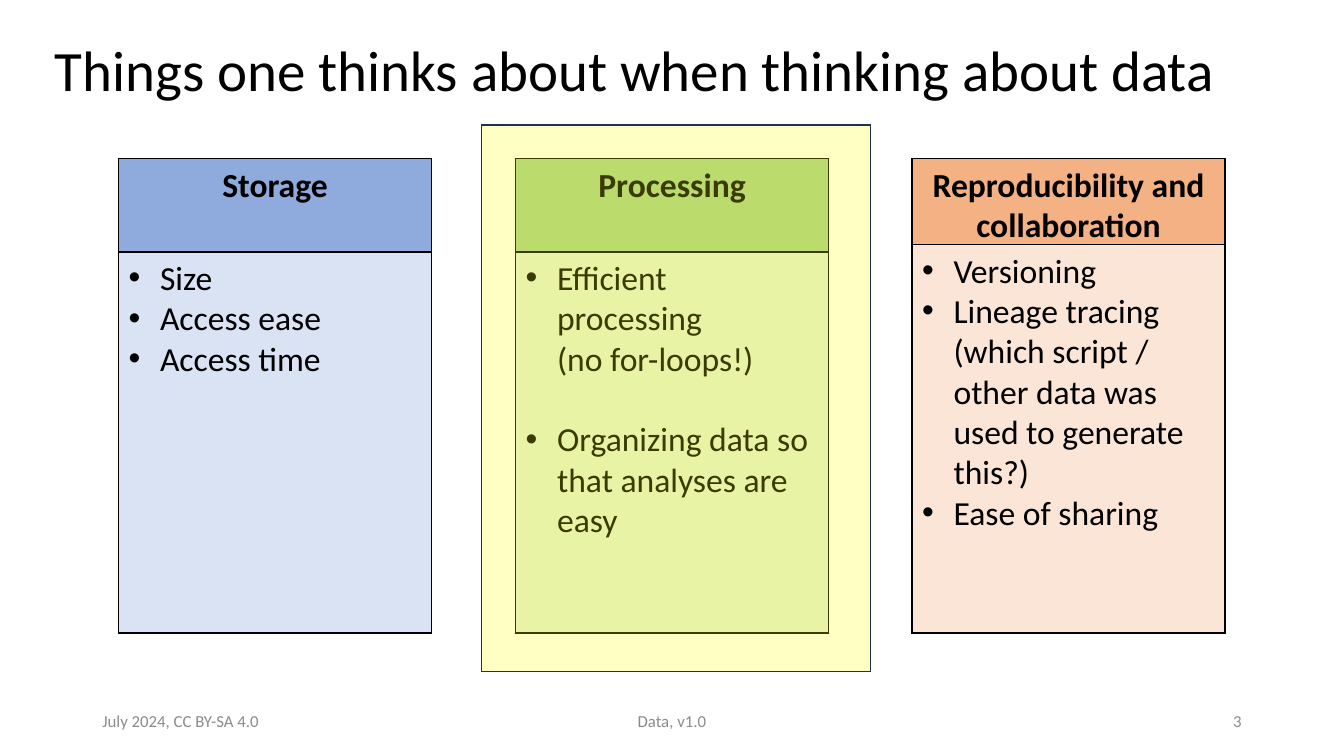
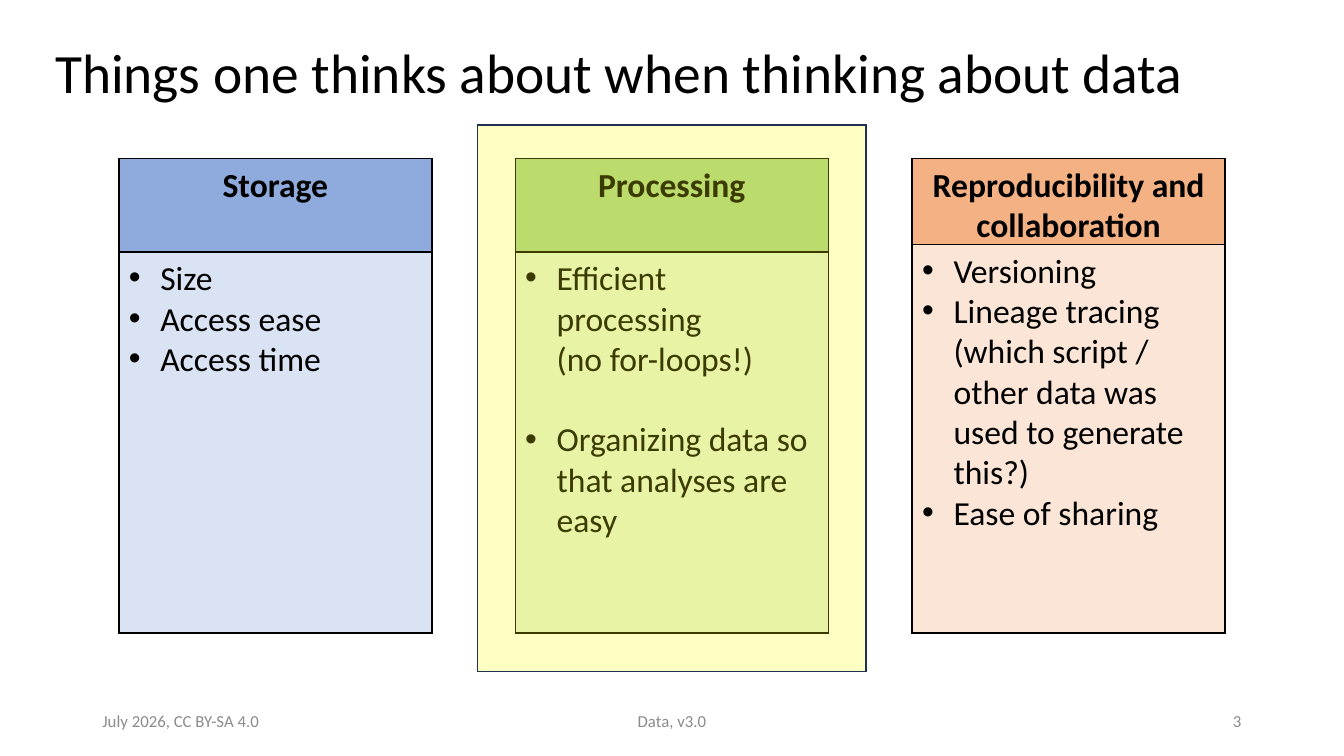
Before and after one commit to ASPP/data_class, a slide deck: slide 3 of data.pptx. Drawn at 1344x756 pixels with LibreOffice and Linux fonts; fonts in the diff are those of the drawing. Boxes give left, top, right and bottom in pixels: in the first picture for what was removed or moved away, otherwise in the second. Text is boxed around its words. In the diff, an @@ line names an element or a change of style, - is before the commit and + after.

Commit message:
One pass through the data slides

```diff
--- a/data.pptx
+++ b/data.pptx
@@ title "Things one thinks about when ..." at box(55, 54, 1183, 103): size 40.7 to 39.6 pt; line spacing 0.8 to 0.9 @@
@@ rectangle: place and size @@
-rectangle at box(482, 125, 871, 671)
+rectangle at box(477, 125, 866, 671)
@@ rectangle at box(477, 125, 866, 671): outline #1D3155 1 pt to #1E3256 1 pt @@
@@ text at box(102, 715, 259, 730): text changed; text colour #8B8B8B to #8C8C8C @@
-July 2024, CC BY-SA 4.0
+July 2026, CC BY-SA 4.0
@@ text at box(638, 716, 706, 729): text changed; text colour #8B8B8B to #8C8C8C @@
-Data, v1.0
+Data, v3.0
```
Also in this commit, not shown: 30 other slides changed, 1 slide added, 2 slides removed.
